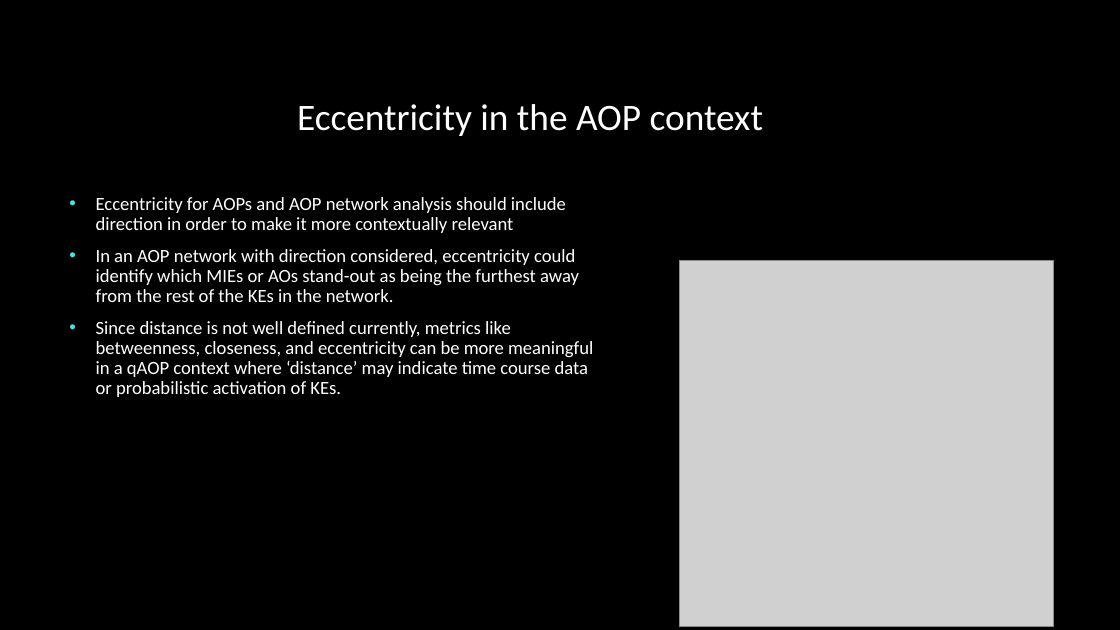
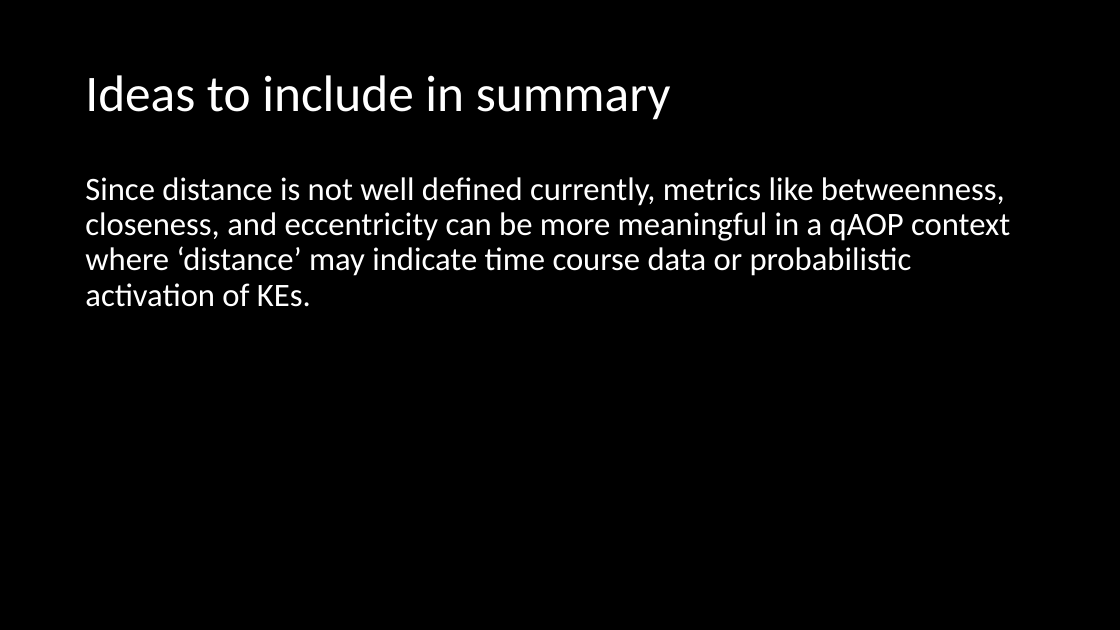
Before and after one commit to npollesch/AOPWiki, a slide deck: slide 40 of Presentations/AOPwiki_analysis.pptx (slide 35 before the commit). Drawn at 1120x630 pixels with LibreOffice and Linux fonts; fonts in the diff are those of the drawing; grey boxes stand for pictures. Boxes give left, top, right and bottom in pixels: in the first picture for what was removed or moved away, otherwise in the second. Text is boxed around its words. In the diff, an @@ line names an element or a change of style, - is before the commit and + after.

```diff
--- a/Presentations/AOPwiki_analysis.pptx
+++ b/Presentations/AOPwiki_analysis.pptx
@@ title added at [85, 75, 671, 120], 44 pt, text #FFFFFF @@
+Ideas to include in summary
@@ text removed at [297, 104, 763, 136] @@
-Eccentricity in the AOP context
@@ text "Since distance is not well ...": place and size @@
-text "Since distance is not well ..." at [96, 197, 593, 397]
+text "Since distance is not well ..." at [85, 177, 1010, 307]
@@ text "Since distance is not well ..." at [85, 177, 1010, 307]: size 16 to 28 pt; bullet • to none @@
@@ text at [96, 197, 579, 302]: paragraphs removed @@
-• Eccentricity for AOPs and AOP network analysis should include direction in order to make it more contextually relevant
-• In an AOP network with direction considered, eccentricity could identify which MIEs or AOs stand-out as being the furthest away from the rest of the KEs in the network.
@@ picture removed at [680, 260, 1054, 627] @@
```
Also in this commit, not shown: 7 other slides changed, 6 slides added, 1 slide removed.
